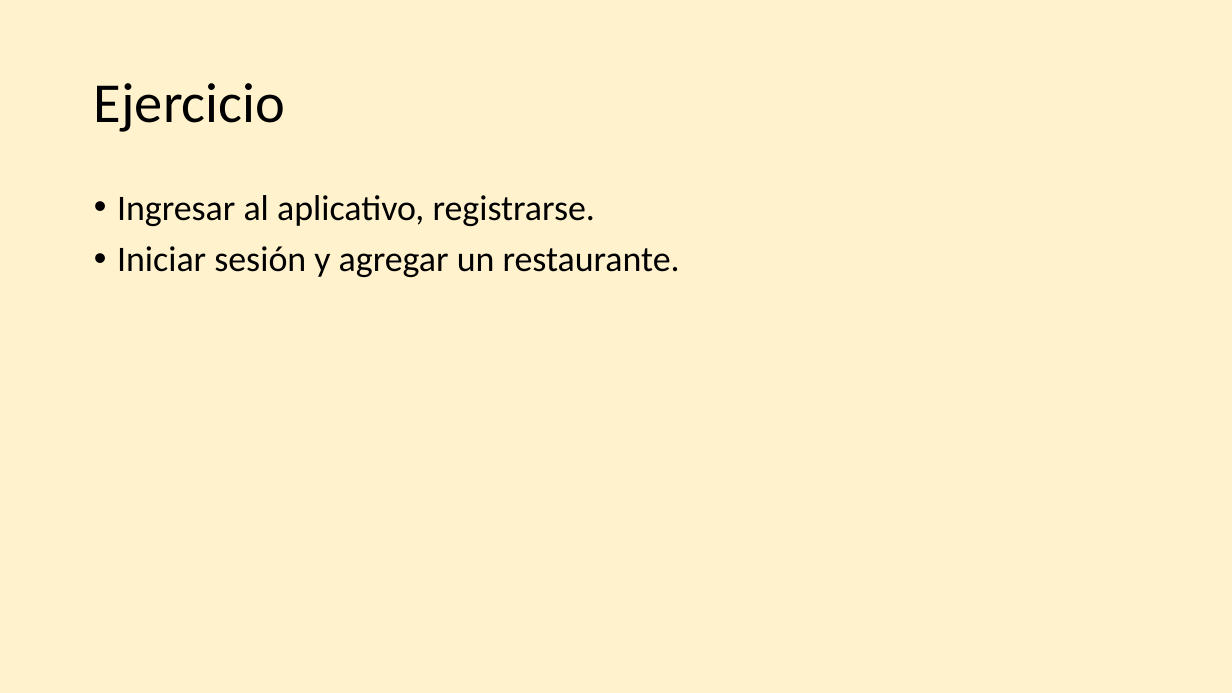
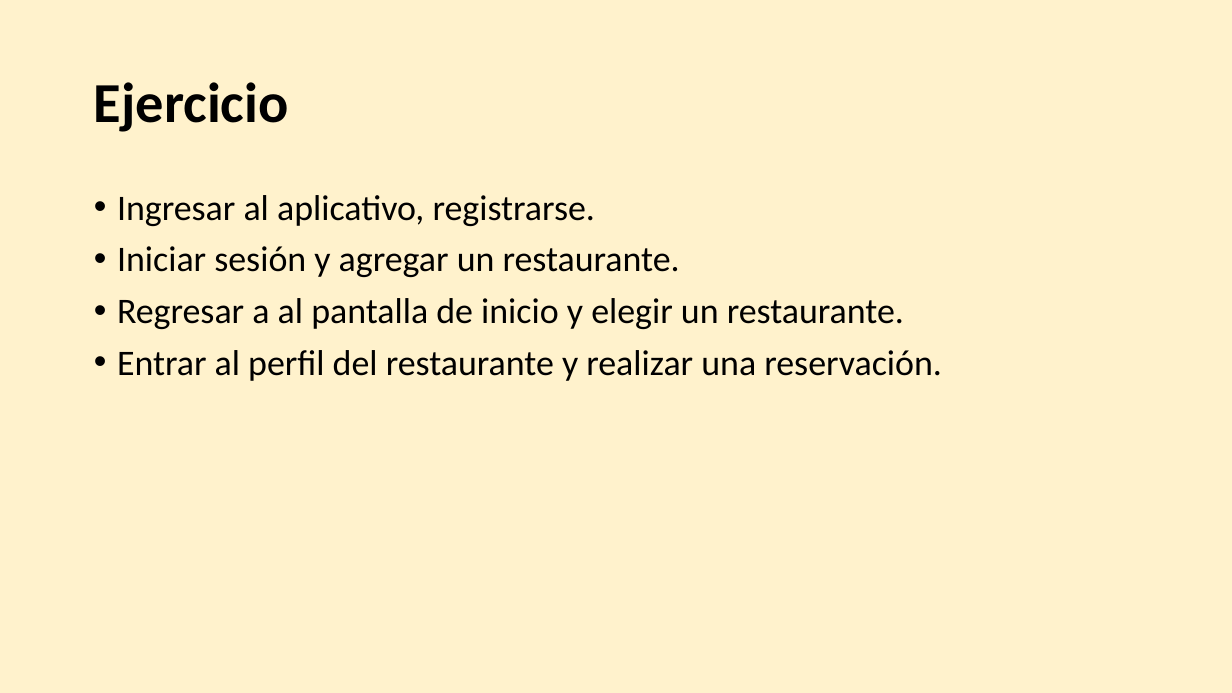
Before and after one commit to SoongCi/hoisu-docs, a slide deck: slide 11 of Capacitacion.pptx (slide 10 before the commit). Drawn at 1232x693 pixels with LibreOffice and Linux fonts; fonts in the diff are those of the drawing. Boxes give left, top, right and bottom in pixels: in the first picture for what was removed or moved away, otherwise in the second. Text is boxed around its words. In the diff, an @@ line names an element or a change of style, - is before the commit and + after.

```diff
--- a/Capacitacion.pptx
+++ b/Capacitacion.pptx
@@ title "Ejercicio" at bbox=[94, 82, 289, 132]: bold on @@
@@ text at bbox=[117, 298, 942, 381]: paragraphs added @@
+• Regresar a al pantalla de inicio y elegir un restaurante.
+• Entrar al perfil del restaurante y realizar una reservación.
```
Also in this commit, not shown: 6 other slides changed, 1 slide added, 1 other file.
